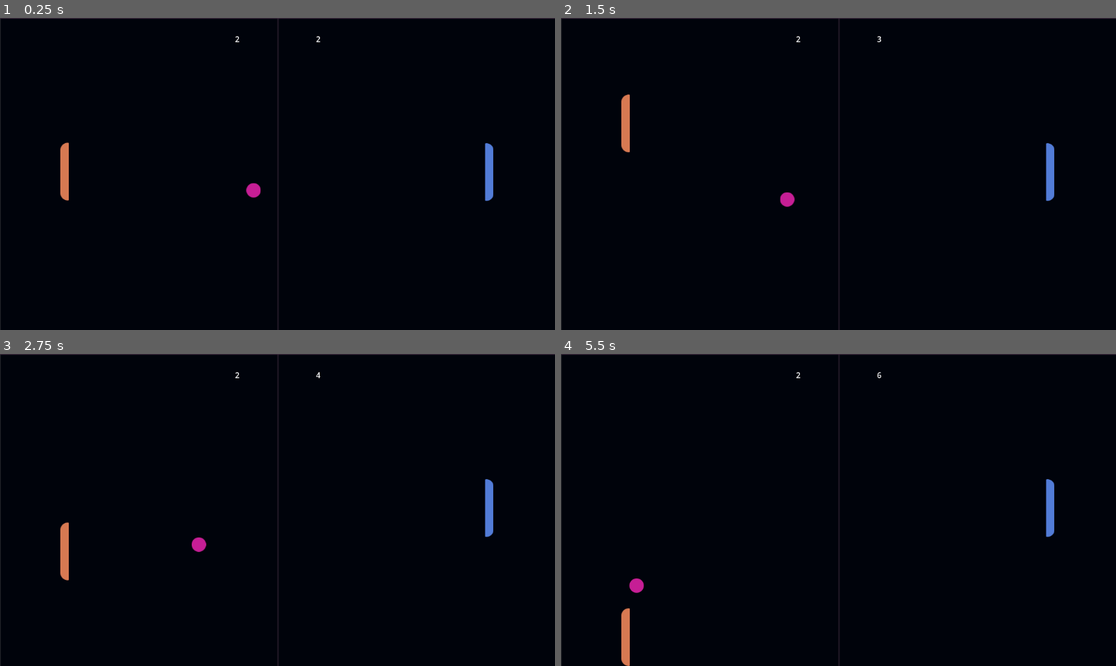
Above: before the commit, frames 1-4 (two rows, left to right).
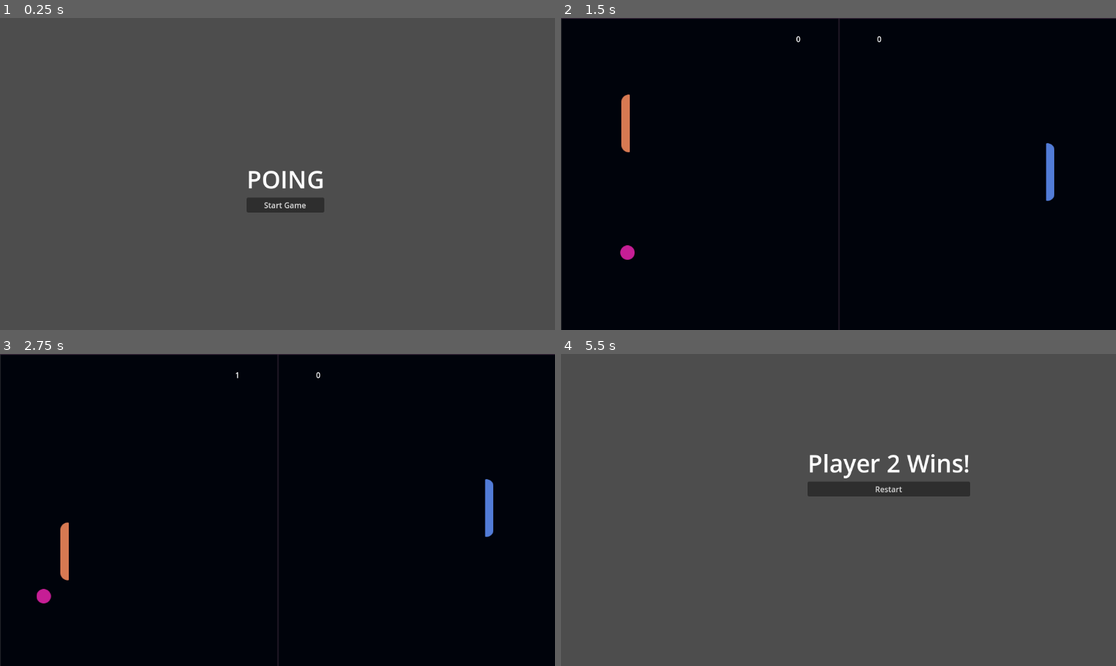
Above: after the commit, the same moments.

Repository: seemantsingh-code/pong-3
Game: Godot game, scene res://menu.tscn
Same seed, same stepped clock (60 frames per second), same inputs: the game is played once before the commit and once after it. Before the commit the project starts from res://game.tscn.
Inputs (mouse positions are in pixels of both pictures, inside the frame that each line leads up to):
- Up to frame 1 (0.25 s): no input
- Up to frame 2 (1.5 s): click (844, 205) at 0.5 s, where only the run after the commit has a clickable "Start Game"; hold W from 1.28 s (still down)
- Up to frame 3 (2.75 s): release W at 2.03 s; hold S from 2.03 s (still down)
- Up to frame 4 (5.5 s): release S at 2.78 s; hold W 2.78-4.28 s; hold S from 4.28 s (still down)

The runs differ from the first frame. In frame 1, 100% of the frame differs, in the area x 0-100%, y 0-100%; in frame 2, 0.2%; in frame 3, 0.2%; in frame 4, 100%.

Commit message:
finished

Diff:
--- /dev/null
+++ b/Global.gd
@@ -0,0 +1,3 @@
+extends Node
+
+var winner = "Player 1"
--- a/ball.gd
+++ b/ball.gd
@@ -25,5 +25,4 @@
 
 func _reset_ball():
 	print('reset ball')
-	print(speed)
 	should_reset = true
--- /dev/null
+++ b/button.gd
@@ -0,0 +1,5 @@
+extends Button
+
+
+func _on_pressed() -> void:
+    get_tree().change_scene_to_file("res://game.tscn")
--- /dev/null
+++ b/end.gd
@@ -0,0 +1,6 @@
+extends Control
+
+@onready var result_label = $VBoxContainer/winLabel  # Adjust path if needed
+
+func _ready() -> void:
+    result_label.text = Global.winner + " Wins!"
--- /dev/null
+++ b/end.tscn
@@ -0,0 +1,33 @@
+[gd_scene load_steps=4 format=3 uid="uid://dysklue2eupg5"]
+
+[ext_resource type="Script" uid="uid://bum035bgt8tb5" path="res://end.gd" id="1_egc6y"]
+[ext_resource type="Script" uid="uid://dp8jjisldkgtj" path="res://restart.gd" id="1_n735c"]
+
+[sub_resource type="LabelSettings" id="LabelSettings_egc6y"]
+font_size = 50
+
+[node name="end" type="Control"]
+layout_mode = 3
+anchors_preset = 0
+offset_right = 40.0
+offset_bottom = 40.0
+script = ExtResource("1_egc6y")
+
+[node name="VBoxContainer" type="VBoxContainer" parent="."]
+layout_mode = 0
+offset_left = 512.0
+offset_top = 192.0
+offset_right = 552.0
+offset_bottom = 232.0
+
+[node name="winLabel" type="Label" parent="VBoxContainer"]
+layout_mode = 2
+text = "P1 Won"
+label_settings = SubResource("LabelSettings_egc6y")
+
+[node name="Restart" type="Button" parent="VBoxContainer"]
+layout_mode = 2
+text = "Restart"
+script = ExtResource("1_n735c")
+
+[connection signal="pressed" from="VBoxContainer/Restart" to="VBoxContainer/Restart" method="_on_pressed"]
--- a/game.tscn
+++ b/game.tscn
@@ -29,10 +29,10 @@
 position = Vector2(7, 656)
 
 [node name="line_left" parent="." instance=ExtResource("5_ryrav")]
-position = Vector2(-11, -6)
+position = Vector2(-24, 0)
 
 [node name="line_right" parent="." instance=ExtResource("6_eow3j")]
-position = Vector2(1162, -5)
+position = Vector2(1184, -8)
 
 [node name="ball" parent="." instance=ExtResource("7_eow3j")]
 position = Vector2(640, 320)
--- a/line_left.gd
+++ b/line_left.gd
@@ -9,4 +9,8 @@
 func _on_body_entered(body:Node2D) -> void:
 	ball._reset_ball()
 	score += 1
-	get_node("../p2score").text = str(score)
+	if score > 3:
+		Global.winner = "Player 2"
+		get_tree().change_scene_to_file("res://end.tscn")
+	else:
+		get_node("../p1score").text = str(score)
--- a/line_right.gd
+++ b/line_right.gd
@@ -10,4 +10,8 @@
 func _on_body_entered(body:Node2D) -> void:
 	ball._reset_ball()
 	score += 1
-	get_node("../p1score").text = str(score)
+	if score > 3:
+		Global.winner = "Player 1"
+		get_tree().change_scene_to_file("res://end.tscn")
+	else:
+		get_node("../p1score").text = str(score)
--- /dev/null
+++ b/menu.tscn
@@ -0,0 +1,35 @@
+[gd_scene load_steps=3 format=3 uid="uid://brywka7gs1801"]
+
+[ext_resource type="Script" uid="uid://bmhbv5oxiu4ay" path="res://button.gd" id="1_lti8b"]
+
+[sub_resource type="LabelSettings" id="LabelSettings_ouk20"]
+font_size = 50
+
+[node name="menu" type="Control"]
+layout_mode = 3
+anchors_preset = 15
+anchor_right = 1.0
+anchor_bottom = 1.0
+offset_left = 512.0
+offset_top = 300.0
+offset_right = -480.0
+offset_bottom = -236.0
+grow_horizontal = 2
+grow_vertical = 2
+
+[node name="VBoxContainer" type="VBoxContainer" parent="."]
+layout_mode = 0
+offset_right = 40.0
+offset_bottom = 40.0
+
+[node name="Poing" type="Label" parent="VBoxContainer"]
+layout_mode = 2
+text = "POING"
+label_settings = SubResource("LabelSettings_ouk20")
+
+[node name="Button" type="Button" parent="VBoxContainer"]
+layout_mode = 2
+text = "Start Game"
+script = ExtResource("1_lti8b")
+
+[connection signal="pressed" from="VBoxContainer/Button" to="VBoxContainer/Button" method="_on_pressed"]
--- a/project.godot
+++ b/project.godot
@@ -11,6 +11,10 @@
 [application]
 
 config/name="pong-3"
-run/main_scene="uid://bxj0e5evorta3"
+run/main_scene="uid://brywka7gs1801"
 config/features=PackedStringArray("4.4", "Forward Plus")
 config/icon="res://icon.svg"
+
+[autoload]
+
+Global="*res://Global.gd"
--- /dev/null
+++ b/restart.gd
@@ -0,0 +1,5 @@
+extends Button
+
+
+func _on_pressed() -> void:
+    get_tree().change_scene_to_file("res://menu.tscn")
Not shown, added: Global.gd.uid
Not shown, added: button.gd.uid
Not shown, added: end.gd.uid
Not shown, added: restart.gd.uid
